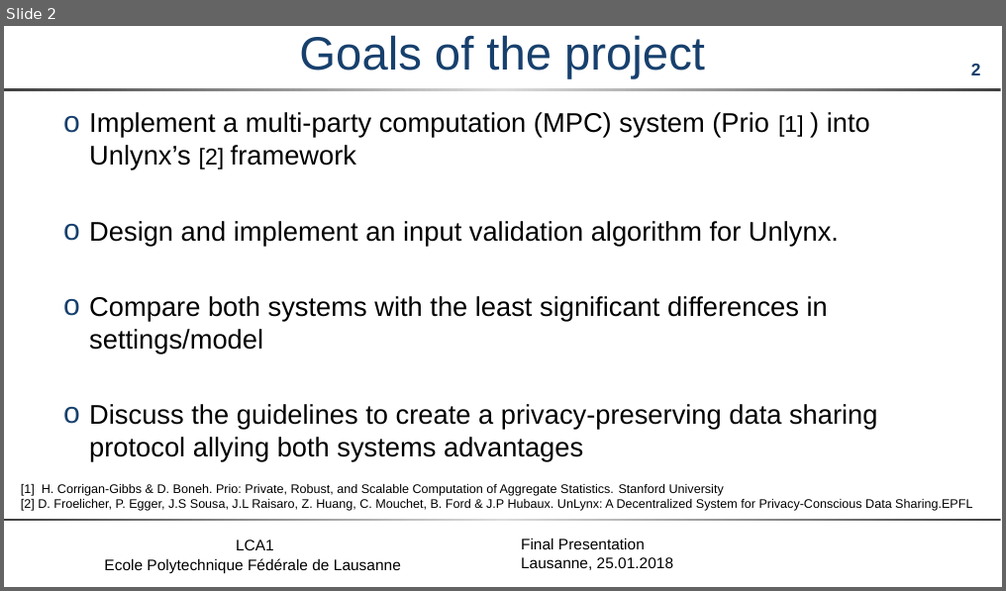
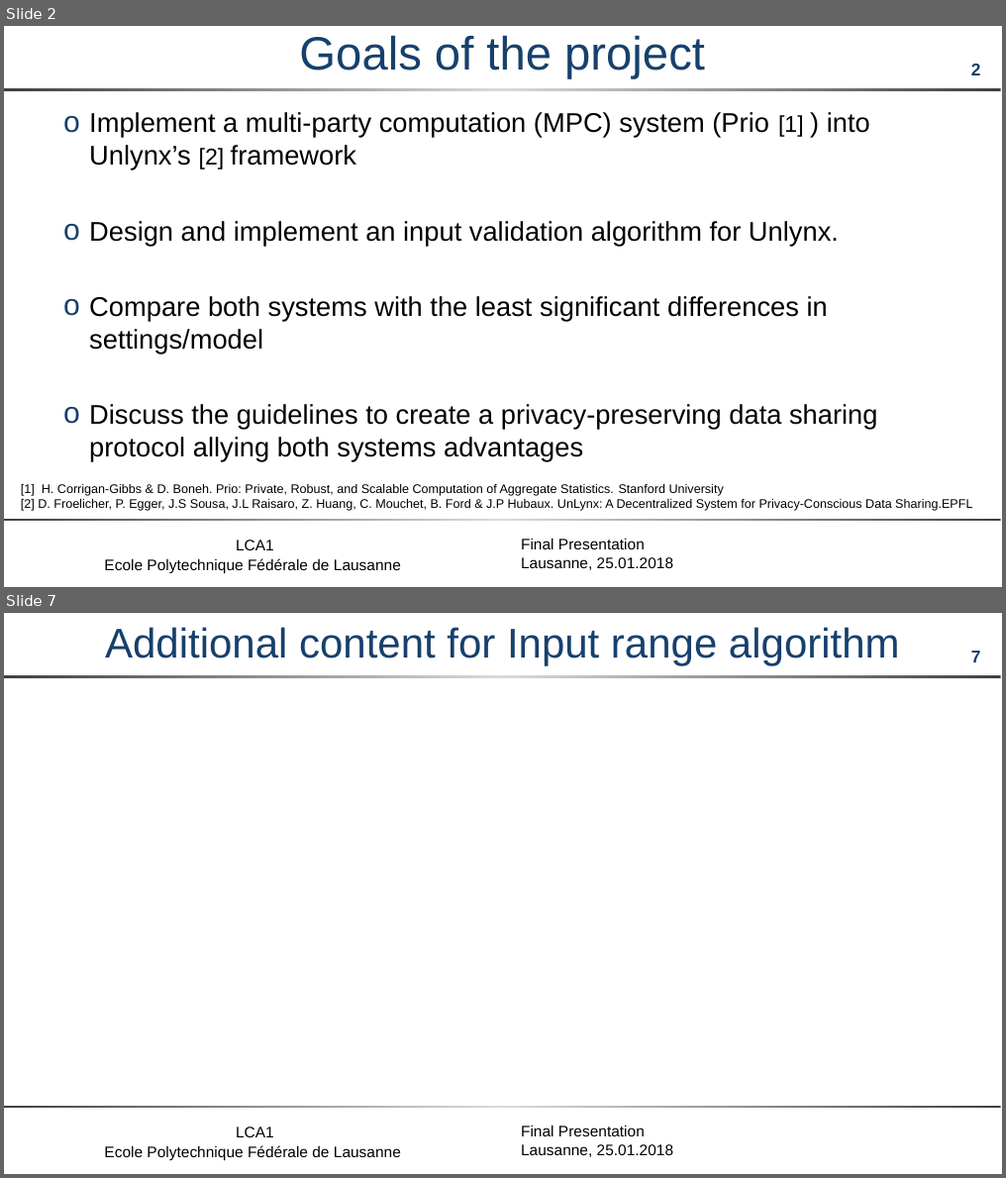
Before and after one commit to maxpr/MasterProjectDocuments, a slide deck: doc/FinalPresentation.pptx. Shown one above the other, each under a label of ours: slide 2 before the commit, slides 2 and 7 after it; the slides between them are not shown. The pictures are 1006x591 and 1006x1178 pixels, drawn with LibreOffice and Linux fonts; fonts in the diff are those of the drawing; grey boxes stand for pictures; background and template pictures are left out. Boxes give left, top, right and bottom in pixels: in the first picture for what was removed or moved away, otherwise in the second. Text is boxed around its words. In the diff, an @@ line names an element or a change of style, - is before the commit and + after.

```diff
--- a/doc/FinalPresentation.pptx
+++ b/doc/FinalPresentation.pptx
@@ slide 7 added at (4, 613, 1002, 1174), background #FFFFFF; not listed: 5 template elements that a slide beside it also shows @@
@@ title added at (105, 627, 900, 665), 40 pt, text #17406D @@
+Additional content for Input range algorithm
```
Also in this commit, not shown: 2 slides changed, 16 other slides added, 1 slide removed, 3 other files.
